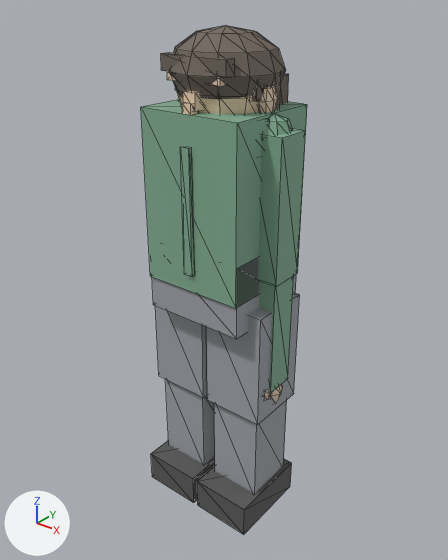
Before and after pictures for a commit that changed the glTF model ClientWeb/src/assets/models/characters/char_u_youth.glb.
One viewpoint serves both versions: a 50 mm camera at (0.1172, -0.147, 0.1783) aimed at (-0.0011, 0.001, 0.0866). Every picture has the same lights, and +X, +Y and +Z are marked at lower left. The picture after the commit comes second. Mesh edges are drawn as thin lines. Where no turn or scale is listed for an object, it has been applied to the vertices.

The first picture shows 'CharacterMesh'.
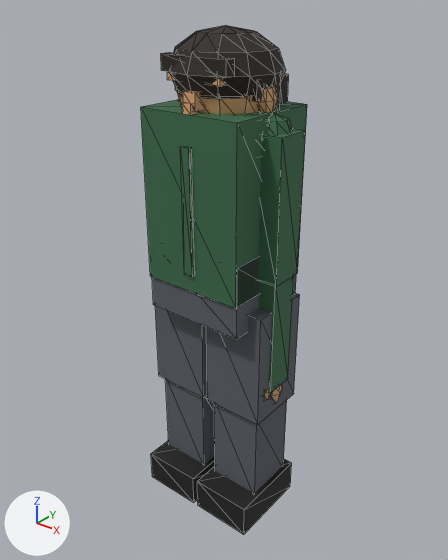
The change, as a list of edits to the scene's bpy script:
```text
Change mat_pedestrianhead:
    mat_pedestrianhead.base_color: (0.847, 0.659, 0.471) -> (0.687, 0.392, 0.188)  # beige #edd4b7 -> beige #d8a878
Change mat_pedestrianhair:
    mat_pedestrianhair.base_color: (0.165, 0.133, 0.11) -> (0.0232, 0.016, 0.0116)  # brown #71665d -> black #2a221c
Change mat_pedestrianbody:
    mat_pedestrianbody.base_color: (0.227, 0.416, 0.29) -> (0.0423, 0.144, 0.0685)  # greyish green #83ad93 -> dark green #3a6a4a
Change mat_pedestrianpants:
    mat_pedestrianpants.base_color: (0.353, 0.369, 0.4) -> (0.102, 0.112, 0.133)  # grey #a0a4aa -> dark grey #5a5e66
Change mat_pedestrianshoes:
    mat_pedestrianshoes.base_color: (0.102, 0.102, 0.102) -> (0.0103, 0.0103, 0.0103)  # dark grey #5a5a5a -> black #1a1a1a
```

Boxes (x1, y1, x2, y2) around the edits, measured in the pictures (448 x 560 px):
'CharacterMesh', recoloured (darker): (141, 25, 307, 534) in both
